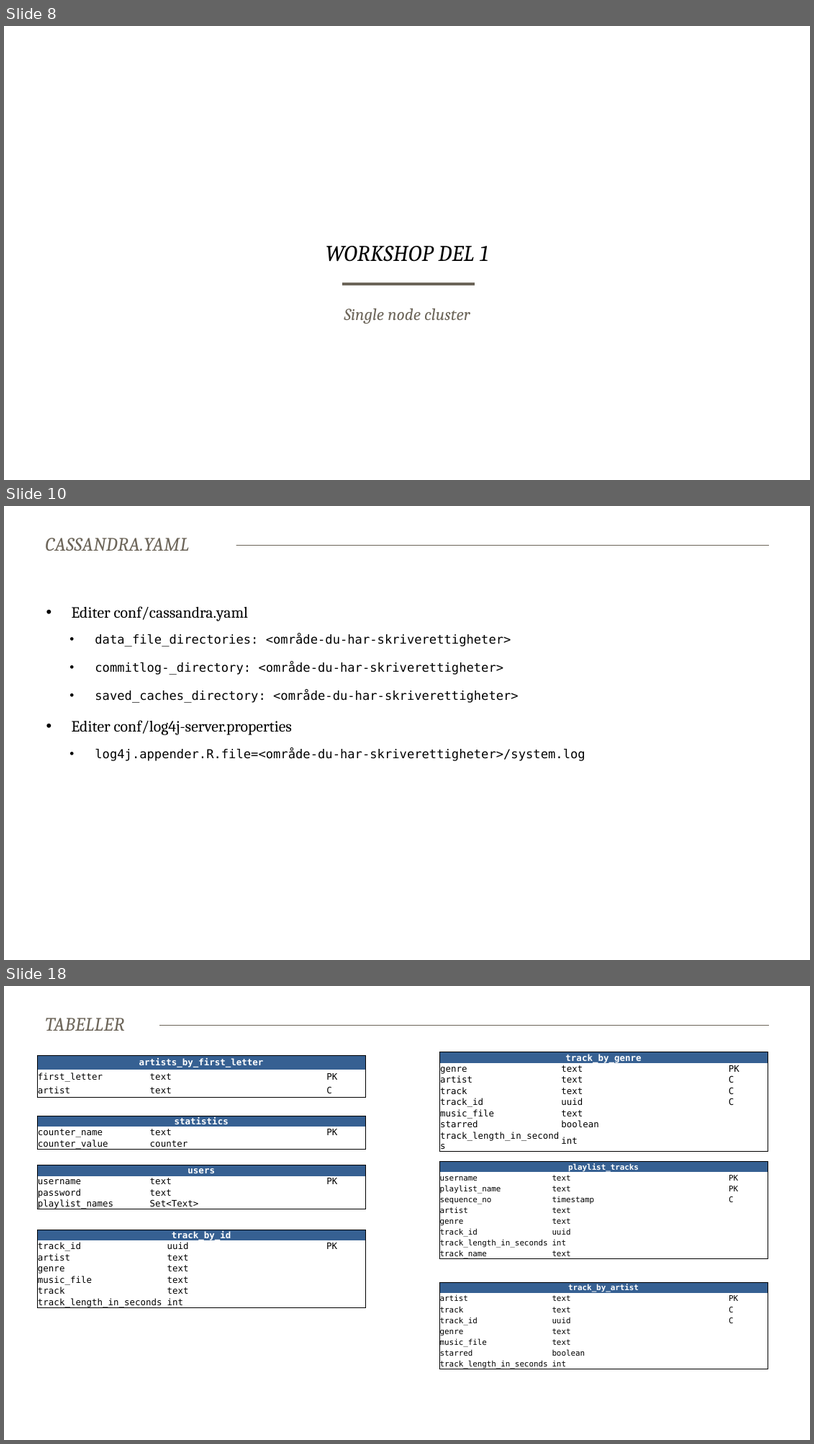
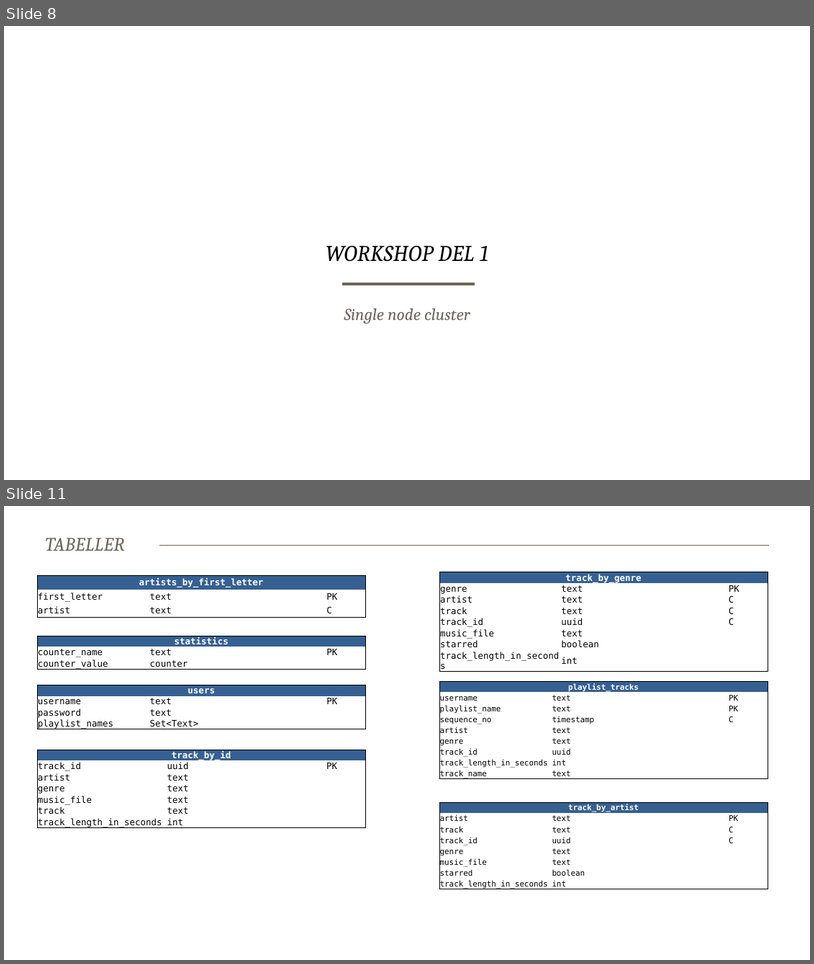
Before and after one commit to baakind/cassandra-workshop, a slide deck: intro.pptx. Shown one above the other, each under a label of ours: slides 8, 10 and 18 before the commit, slides 8 and 11 after it; the slides between them are not shown. The pictures are 814x1444 and 814x964 pixels, drawn with LibreOffice and Linux fonts; fonts in the diff are those of the drawing; background and template pictures are left out. Boxes give left, top, right and bottom in pixels: in the first picture for what was removed or moved away, otherwise in the second. Text is boxed around its words. In the diff, an @@ line names an element or a change of style, - is before the commit and + after.

```diff
--- a/intro.pptx
+++ b/intro.pptx
@@ slide 10 removed at <box>4,506,810,960</box>, background #FFFFFF; not listed: 1 template element that a slide beside it also shows @@
@@ title removed at <box>45,538,189,551</box> @@
-CASSANDRA.YAML
@@ text removed at <box>72,606,585,761</box> @@
-• Editer conf/cassandra.yaml
-  • data_file_directories: <område-du-har-skriverettigheter>
-  • commitlog-_directory: <område-du-har-skriverettigheter>
-  • saved_caches_directory: <område-du-har-skriverettigheter>
-• Editer conf/log4j-server.properties
-  • log4j.appender.R.file=<område-du-har-skriverettigheter>/system.log
@@ what was slide 18 is now slide 11 @@
```
Also in this commit, not shown: 1 slide changed, 1 slide added, 7 other slides removed, 1 other file.
